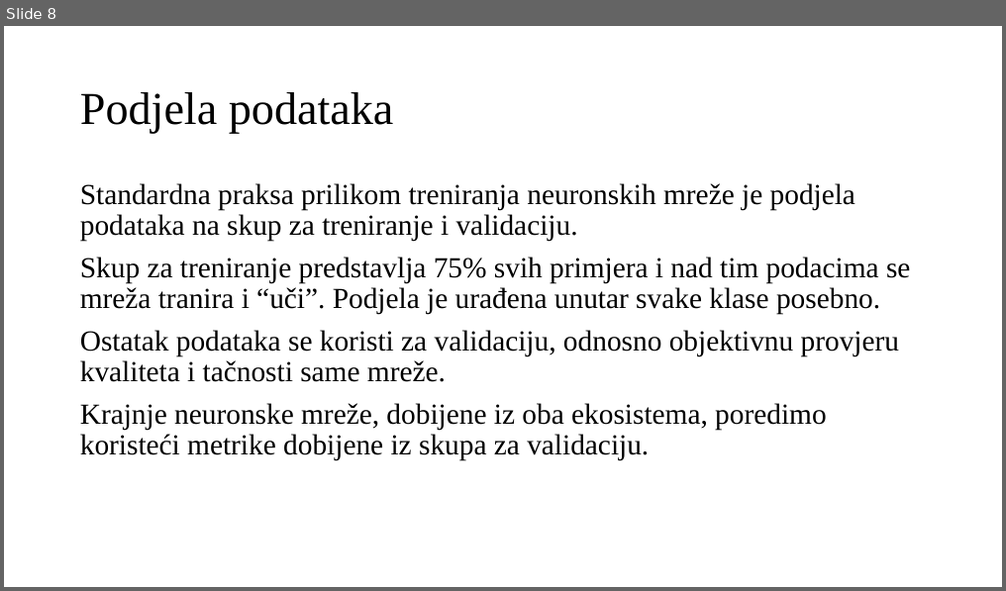
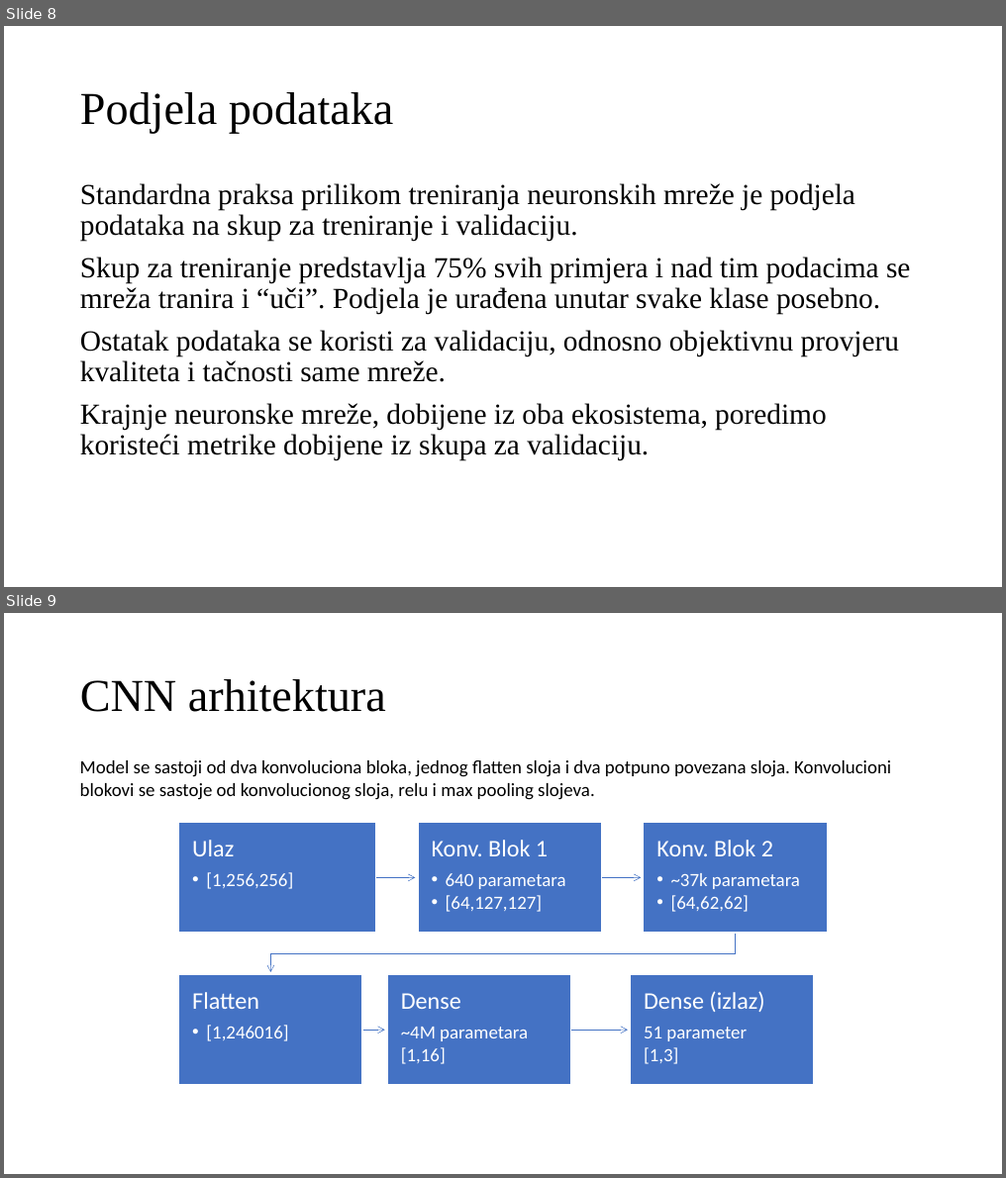
Before and after one commit to omarkurtovic/ml-dotnet-vs-python, a slide deck: Presentation/omar_kurtovic_diplomski_prezentacija.pptx. Shown one above the other, each under a label of ours: slide 8 before the commit, slides 8 and 9 after it. The pictures are 1006x591 and 1006x1178 pixels, drawn with LibreOffice and Linux fonts; fonts in the diff are those of the drawing. Boxes give left, top, right and bottom in pixels: in the first picture for what was removed or moved away, otherwise in the second. Text is boxed around its words. In the diff, an @@ line names an element or a change of style, - is before the commit and + after.

```diff
--- a/Presentation/omar_kurtovic_diplomski_prezentacija.pptx
+++ b/Presentation/omar_kurtovic_diplomski_prezentacija.pptx
@@ slide 9 added at (4,613,1002,1174), background #FFFFFF @@
@@ title added at (80,679,386,712), 44 pt, text #000000 @@
+CNN arhitektura
@@ text added at (80,761,891,800), 18 pt, text #000000 @@
+Model se sastoji od dva konvoluciona bloka, jednog flatten sloja i dva potpuno povezana sloja. Konvolucioni blokovi se sastoje od konvolucionog sloja, relu i max pooling slojeva.
@@ group added at (179,823,827,1085): 6 rectangles, 6 texts, 5 freeform shapes @@
+Ulaz
+  • [1,256,256]
+Konv. Blok 1
+  • 640 parametara
+  • [64,127,127]
+Konv. Blok 2
+  • ~37k parametara
+  • [64,62,62]
+Flatten
+  • [1,246016]
+Dense
+  ~4M parametara
+  [1,16]
+Dense (izlaz)
+  51 parameter
+  [1,3]
```
Also in this commit, not shown: 1 slide removed.
